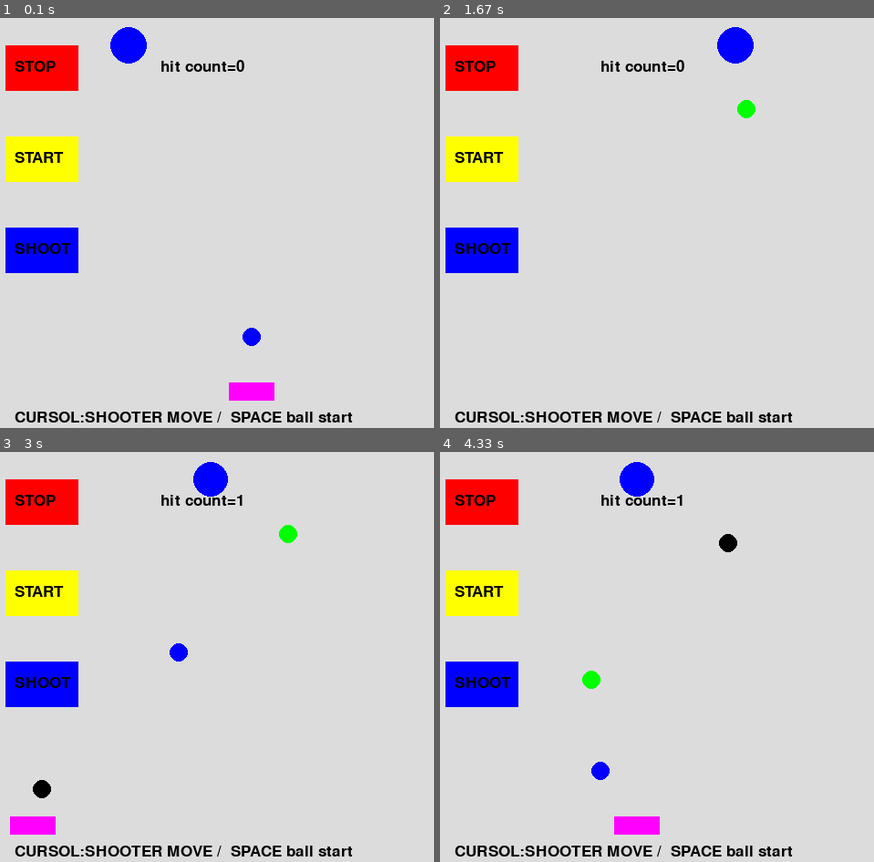
Above: before the commit, frames 1-4 (two rows, left to right).
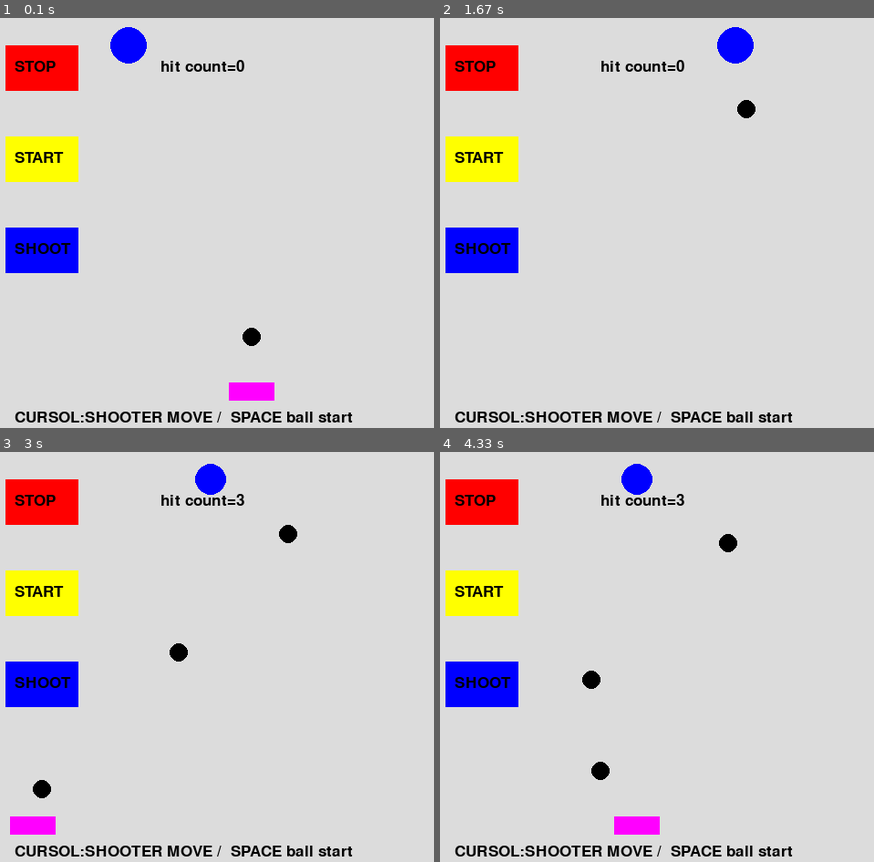
Above: after the commit, the same moments.

Repository: snc29654/pygame
Game: pygame game, started from shooting.py
The game is run twice, just before and just after one commit, with the same random seed, the same clock (stepped at 60 frames per second) and the same inputs.
Inputs:
- Up to frame 1 (0.1 s): no input
- Up to frame 2 (1.67 s): tap Space at 0.33, 1.07, 1.37 s; click "STOP" at 0.72 s; hold Right 1-1.47 s
- Up to frame 3 (3 s): hold Left 2-2.53 s; tap Space at 2.07, 2.37, 2.63, 2.93 s; hold Left 2.57-2.97 s
- Up to frame 4 (4.33 s): hold Right 3-3.63 s; tap Space at 3.07, 3.37, 3.73, 4.03, 4.23 s; hold Left 3.67-4.13 s; hold Right from 4.17 s (still down)

The runs differ from the first frame. In frame 1, 0.1% of the frame differs, in the area x 55-61%, y 75-80%; in frame 2, 0.1%; in frame 3, 0.4%, in the area x 39-69%, y 2-52%; in frame 4, 0.4%.

Commit message:
連射１０対応

Diff:
--- a/shooting.py
+++ b/shooting.py
@@ -27,6 +27,14 @@
     bx31=300
     bx32=300
     y3 =400
+    xystate=0
+
+    bxt=[0,1,2,3,4,5,6,7,8,9]
+    byt=[0,1,2,3,4,5,6,7,8,9]
+
+    for i in range(10):
+        bxt[i]=300
+        byt[i]=400
 
     hit_count=0
     stop=0
@@ -54,22 +62,12 @@
                 if event.key == K_RIGHT:
                     x3=x3+10
                 if event.key == K_SPACE:
-                    if(bstate==0):
-                        bx30=x3
-                        by0=400
-                        bstate=1
-                    elif(bstate==1):
-                        bx31=x3
-                        by1=400
-                        bstate=2
-                    else:
-                        bx32=x3
-                        by2=400
-                        bstate=0
-
-
+                    bxt[xystate]=x3
+                    byt[xystate]=400
+                    xystate += 1
+                    if(xystate==9):
+                        xystate=0
                     stop=0
-                    print(bstate,by0,by1)
 
 
             if event.type == pygame.MOUSEBUTTONDOWN:
@@ -81,54 +79,12 @@
                     by0=400
                     stop=0
 
-        if(((bx30>(x-target_size/2))and(bx30<(x+target_size/2)))
-         and((by0>(y-target_size/2))and(by0<(y+target_size/2)))):
-            print("hit")
-            hit=1
 
-        if(((bx30>(x-target_size/2))and(bx30<(x+target_size/2)))
-         and((by1>(y-target_size/2))and(by1<(y+target_size/2)))):
-            print("hit")
-            hit=1
-
-        if(((bx30>(x-target_size/2))and(bx30<(x+target_size/2)))
-         and((by2>(y-target_size/2))and(by2<(y+target_size/2)))):
-            print("hit")
-            hit=1
-
-
-        if(((bx31>(x-target_size/2))and(bx31<(x+target_size/2)))
-         and((by0>(y-target_size/2))and(by0<(y+target_size/2)))):
-            print("hit")
-            hit=1
-
-        if(((bx31>(x-target_size/2))and(bx31<(x+target_size/2)))
-         and((by1>(y-target_size/2))and(by1<(y+target_size/2)))):
-            print("hit")
-            hit=1
-
-        if(((bx31>(x-target_size/2))and(bx31<(x+target_size/2)))
-         and((by2>(y-target_size/2))and(by2<(y+target_size/2)))):
-            print("hit")
-            hit=1
-
-
-
-
-        if(((bx32>(x-target_size/2))and(bx32<(x+target_size/2)))
-         and((by0>(y-target_size/2))and(by0<(y+target_size/2)))):
-            print("hit")
-            hit=1
-
-        if(((bx32>(x-target_size/2))and(bx32<(x+target_size/2)))
-         and((by1>(y-target_size/2))and(by1<(y+target_size/2)))):
-            print("hit")
-            hit=1
-
-        if(((bx32>(x-target_size/2))and(bx32<(x+target_size/2)))
-         and((by2>(y-target_size/2))and(by2<(y+target_size/2)))):
-            print("hit")
-            hit=1
+        for i in range(10):
+            if(((bxt[i]>(x-target_size))and(bxt[i]<(x+target_size)))
+             and((byt[i]>(y-target_size))and(byt[i]<(y+target_size)))):
+                print("hit")
+                hit=1
 
 
 
@@ -143,7 +99,8 @@
         by0 -=10
         by1 -=10
         by2 -=10
-
+        for i in range(10):
+            byt[i]-=10
 
         if(stop==1):
             pass
@@ -153,17 +110,21 @@
                 if(x>400):
                     state=1
             if(state==1):
-                x -= 3
-                if(x<150):
+                  x -= 3
+                  if(x<150):
                     state=0
 
         pygame.draw.circle(main_surface, (0,0,255), (x, y), target_size)
 
+
+        for i in range(10):
+            pygame.draw.circle(main_surface, (0,0,0), (bxt[i], byt[i]), 10)
+
+        """
         pygame.draw.circle(main_surface, (0,0,0), (bx30, by0), 10)
         pygame.draw.circle(main_surface, (0,255,0), (bx31, by1), 10)
         pygame.draw.circle(main_surface, (0,0,255), (bx32, by2), 10)
-
-        #pygame.draw.circle(main_surface, (255,0,255), (x3, y3), 20)
+        """
 
         pygame.draw.rect(main_surface, (255,0,255), (x3-25, y3,50,20))
 
